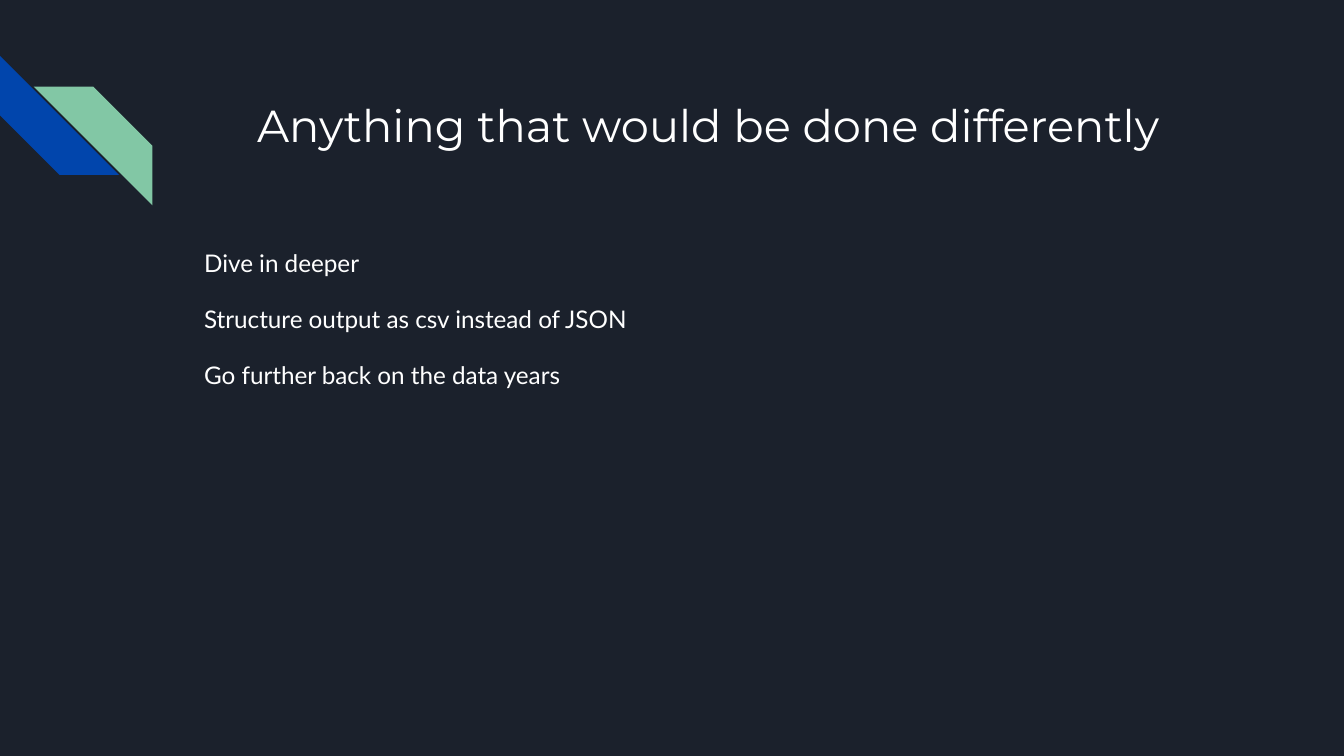
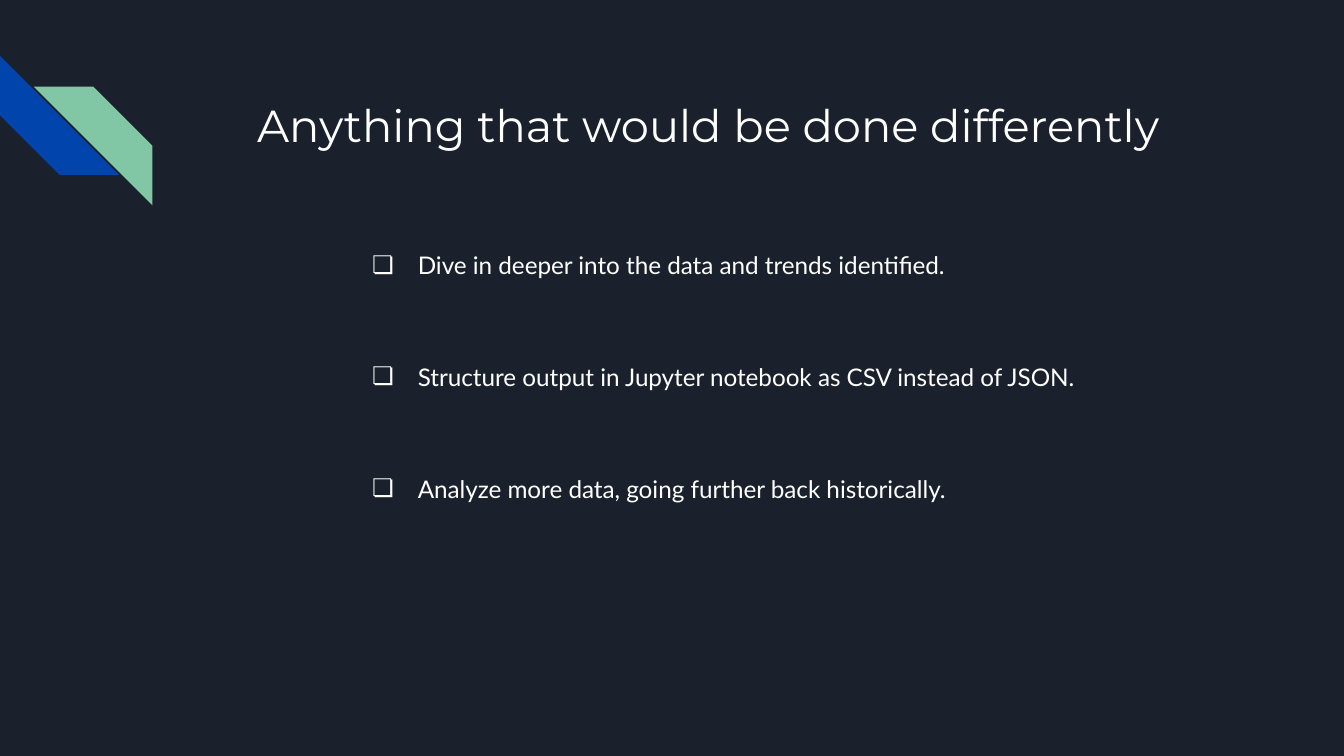
Before and after one commit to VickyCarlson/PCI_Growth, a slide deck: slide 16 of Effect of Educational Attainment on per Capita Growth by State.pptx (slide 15 before the commit). Drawn at 1344x756 pixels with LibreOffice and Linux fonts; fonts in the diff are those of the drawing. Boxes give left, top, right and bottom in pixels: in the first picture for what was removed or moved away, otherwise in the second. Text is boxed around its words. In the diff, an @@ line names an element or a change of style, - is before the commit and + after.

```diff
--- a/Effect of Educational Attainment on per Capita Growth by State.pptx
+++ b/Effect of Educational Attainment on per Capita Growth by State.pptx
@@ text at (418, 256, 1074, 503): text changed @@
-Dive in deeper
-Structure output as csv instead of JSON
-Go further back on the data years
+❏ Dive in deeper into the data and trends identified.
+❏ Structure output in Jupyter notebook as CSV instead of JSON.
+❏ Analyze more data, going further back historically.
```
Also in this commit, not shown: 9 other slides changed, 2 slides added, 1 slide removed.
